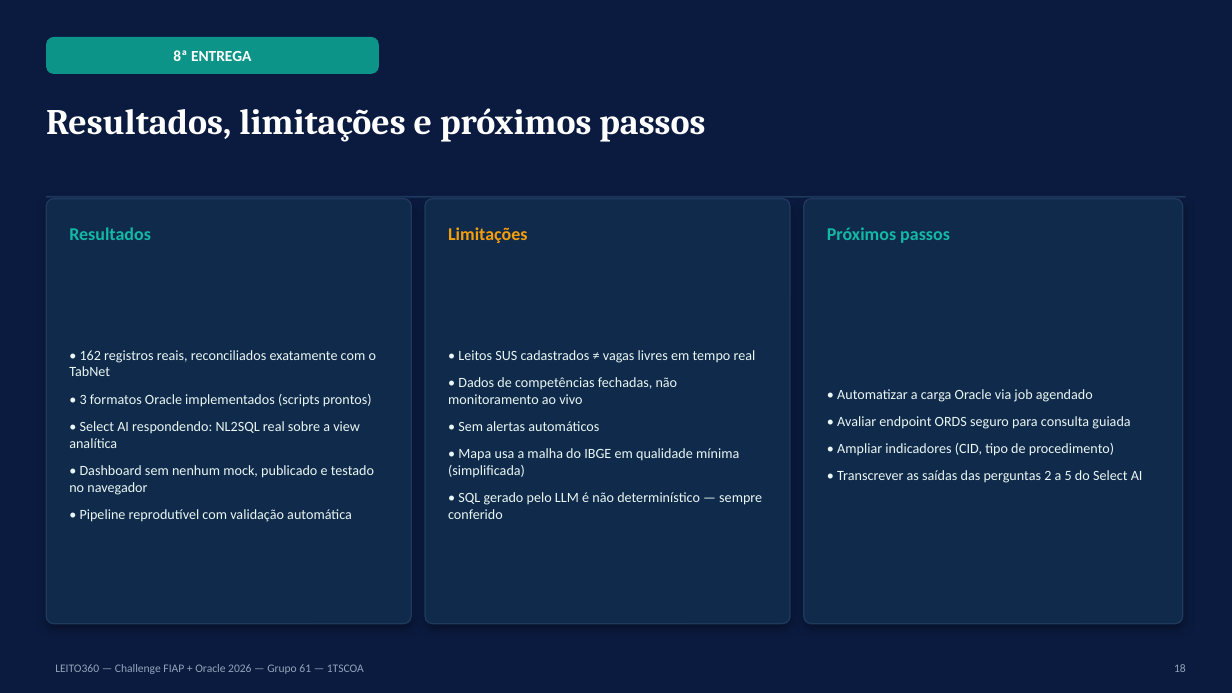
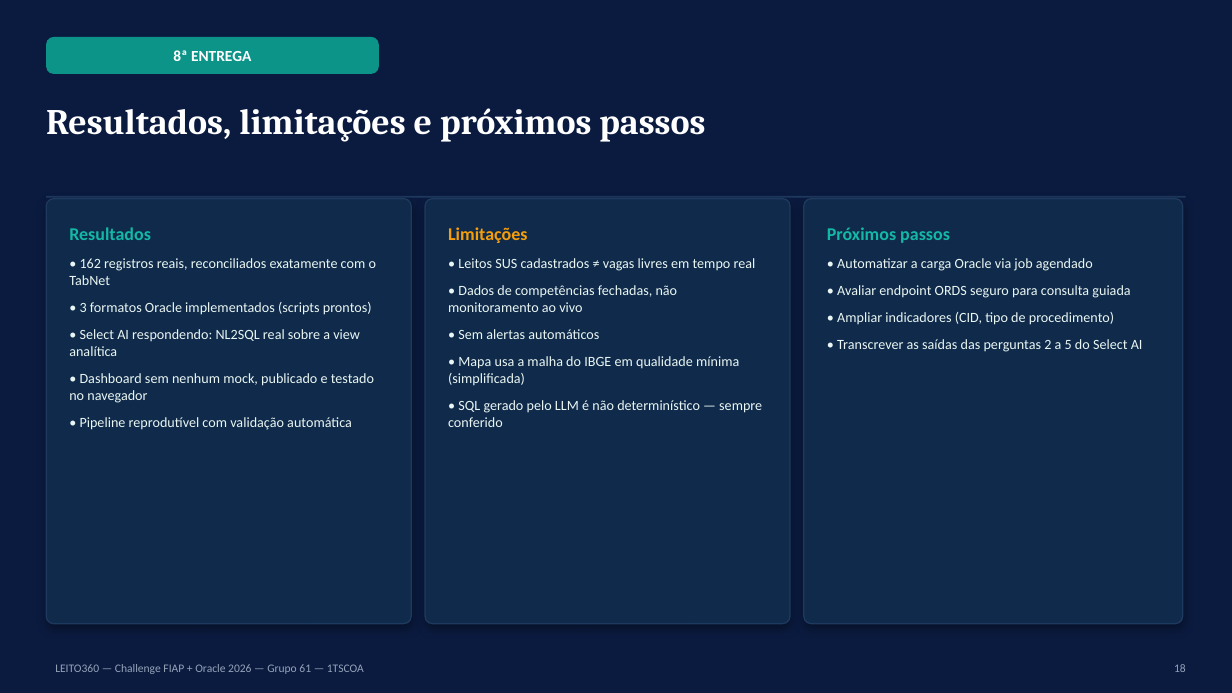
Before and after one commit to gabriellive1817-stack/Leito_360, a slide deck: slide 18 of EC_Sprint_2_1TSCOA_EvidenciasConstrucao_LEITO360_GRUPO61.pptx. Drawn at 1232x693 pixels with LibreOffice and Linux fonts; fonts in the diff are those of the drawing. Boxes give left, top, right and bottom in pixels: in the first picture for what was removed or moved away, otherwise in the second. Text is boxed around its words. In the diff, an @@ line names an element or a change of style, - is before the commit and + after.

```diff
--- a/EC_Sprint_2_1TSCOA_EvidenciasConstrucao_LEITO360_GRUPO61.pptx
+++ b/EC_Sprint_2_1TSCOA_EvidenciasConstrucao_LEITO360_GRUPO61.pptx
@@ vertical alignment middle to top in 3 elements at (69,258,376,430), (448,258,762,427), (837,258,1143,352) @@
```
Also in this commit, not shown: 4 other slides changed, 3 other files.
